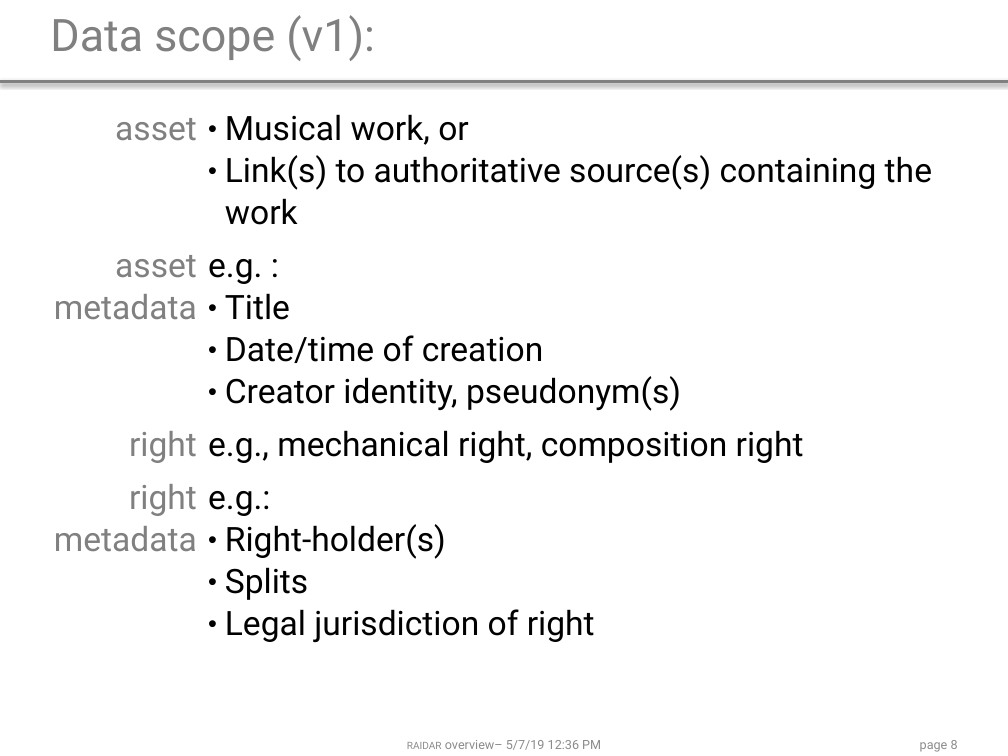
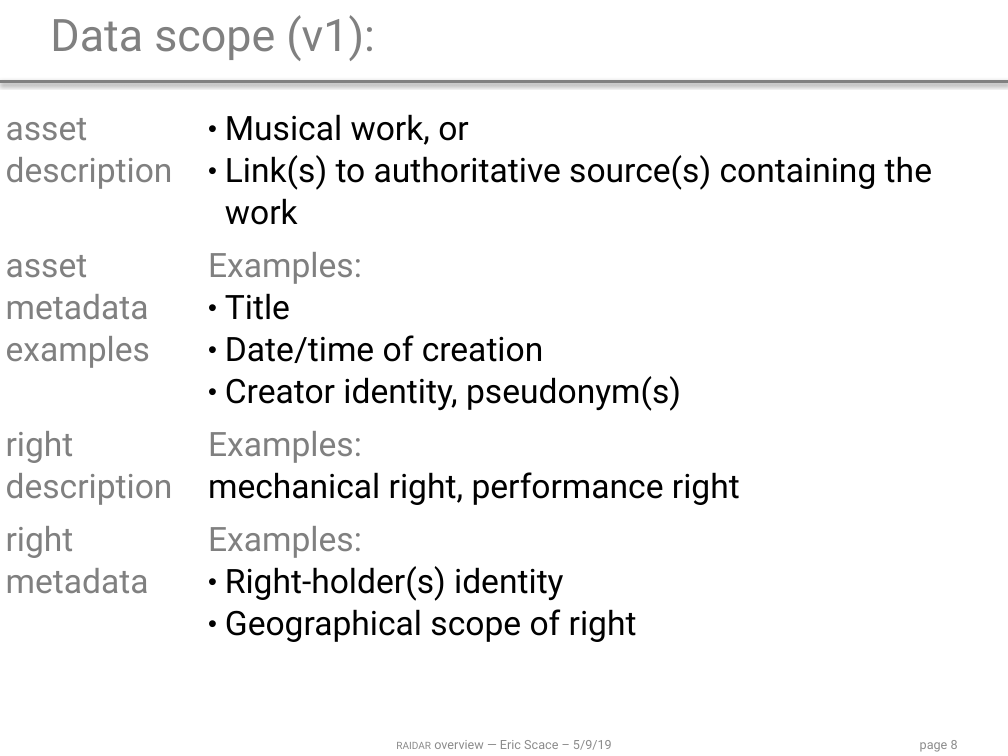
Before and after one commit to ldnovak/RAIDAR, a slide deck: slide 8 of docs/2019 05 10 presentation/2019 05 10 overview.pptx. Drawn at 1008x756 pixels with LibreOffice and Linux fonts; fonts in the diff are those of the drawing. Boxes give left, top, right and bottom in pixels: in the first picture for what was removed or moved away, otherwise in the second. Text is boxed around its words. In the diff, an @@ line names an element or a change of style, - is before the commit and + after.

```diff
--- a/docs/2019 05 10 presentation/2019 05 10 overview.pptx
+++ b/docs/2019 05 10 presentation/2019 05 10 overview.pptx
@@ table at box(0, 101, 1008, 705) @@
-row 1, column 1: asset
+row 1, column 1: asset description
-row 2, column 1: asset metadata
+row 2, column 1: asset metadata examples
-row 2, column 2: e.g. : / Title / Date/time of creation / Creator identity, pseudonym(s)
+row 2, column 2: Examples: / Title / Date/time of creation / Creator identity, pseudonym(s)
-row 3, column 1: right
+row 3, column 1: right description
-row 3, column 2: e.g., mechanical right, composition right
+row 3, column 2: Examples: / mechanical right, performance right
-row 4, column 2: e.g.: / Right-holder(s) / Splits / Legal jurisdiction of right
+row 4, column 2: Examples: / Right-holder(s) identity / Geographical scope of right
@@ alignment right to left @@
@@ text at box(396, 740, 612, 750): text changed @@
-raidar overview– 5/7/19 12:36 PM
+raidar overview — Eric Scace – 5/9/19
```
Also in this commit, not shown: 15 other slides changed.
